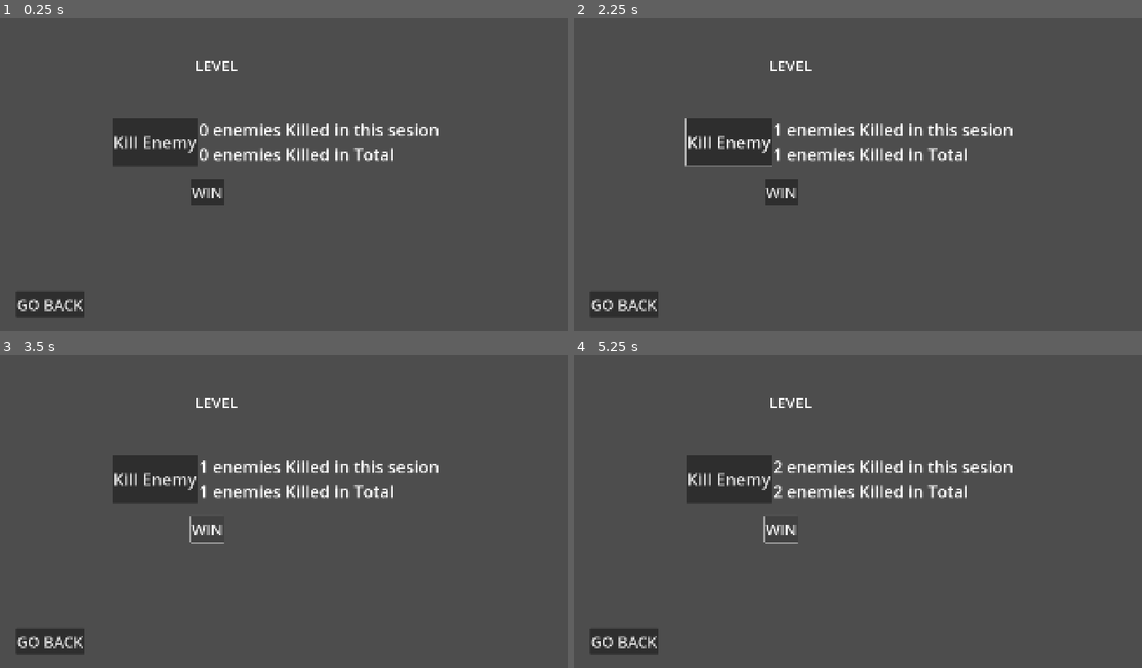
Above: before the commit, frames 1-4 (two rows, left to right).
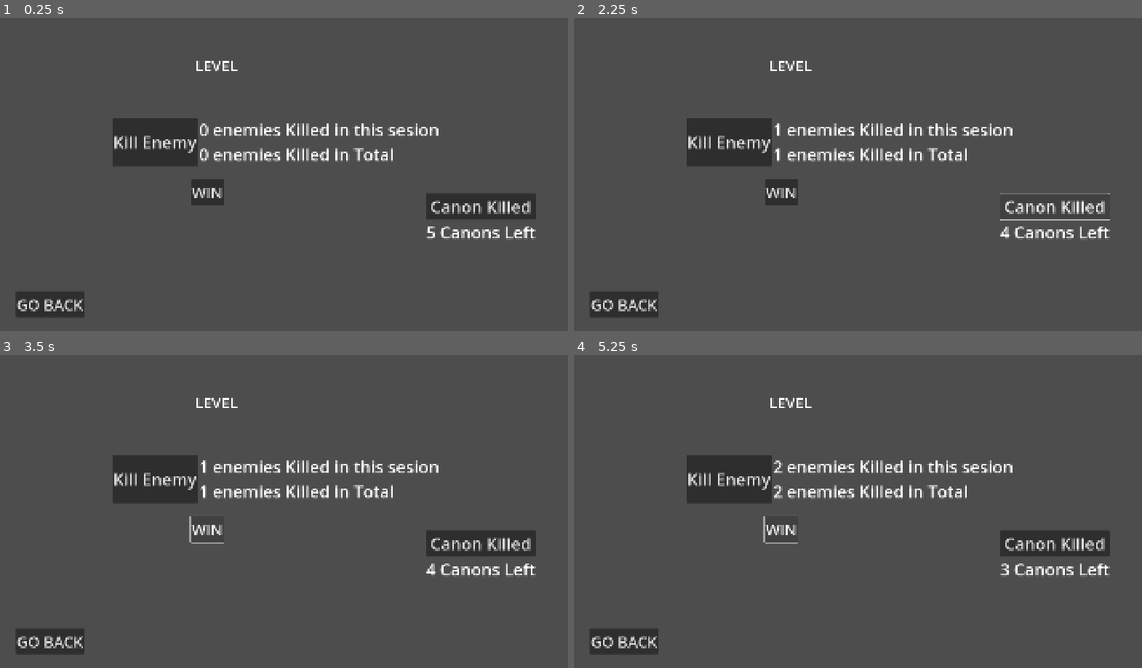
Above: after the commit, the same moments.

Repository: diablohumastudio/NvC-Data-Systems
Game: Godot game, scene res://screens/game/game.tscn
Two runs of this game, one before a commit and one after it. Both use one fixed random seed, a clock stepped at 60 frames per second and the inputs below. This scene is started directly instead of the project's main scene.
Inputs (mouse positions are in pixels of both pictures, inside the frame that each line leads up to):
- Up to frame 1 (0.25 s): no input
- Up to frame 2 (2.25 s): click "WIN" at 0.5 s; click "Kill Enemy" at 1.25 s; click (1056, 205) at 2 s, where only the run after the commit has a clickable "Canon Killed"
- Up to frame 3 (3.5 s): click "WIN" at 2.75 s
- Up to frame 4 (5.25 s): click "Kill Enemy" at 3.5 s; click (1056, 542) at 4.25 s, where only the run after the commit has a clickable "Canon Killed"; click "WIN" at 5 s

The runs differ from the first frame. In frame 1, 1.7% of the frame differs, in the area x 75-95%, y 56-71%; in frame 2, 1.0%; in frame 3, 1.7%; in frame 4, 1.7%.
Error in both runs: Invalid access to property or key 'id' on a base object of type 'Nil'. (res://screens/game/game.gd:23)

Commit message:
new level progress: no_canons_dead_lv_compl, implemented. Again fix for godot bug

Diff:
--- a/data/actions/model/action.gd
+++ b/data/actions/model/action.gd
@@ -1,6 +1,6 @@
 class_name Action extends Resource
 
-enum TYPES {LV_COMPLTD, ENEMY_KILLED}
+enum TYPES {LV_COMPLTD, ENEMY_KILLED, LV_COMPLTD_ALL_CANONS}
 
 var type: TYPES
 var payload: Payload
@@ -23,3 +23,11 @@
 
 	func _init(_killed_enemies: Level.IDs) -> void:
 		killed_enemies = _killed_enemies
+
+class PayLvlComplAllCanons extends Payload:
+	var level_id: Level.IDs
+	var canons_alive: int
+
+	func _init(_level_id: Level.IDs, _canons_alive: int) -> void:
+		level_id = _level_id
+		canons_alive = _canons_alive
--- /dev/null
+++ b/data/state_changers/data/sc_lvl_compl_all_canons.tres
@@ -0,0 +1,8 @@
+[gd_resource type="Resource" script_class="SCLvComplAllCanons" load_steps=2 format=3 uid="uid://snprc80x3k4p"]
+
+[ext_resource type="Script" uid="uid://cvq8nuuymq41t" path="res://data/state_changers/model/sc_lvl_compl_all_canons_.gd" id="1_i73kq"]
+
+[resource]
+script = ExtResource("1_i73kq")
+type = 2
+metadata/_custom_type_script = "uid://cvq8nuuymq41t"
--- /dev/null
+++ b/data/state_changers/model/sc_lvl_compl_all_canons_.gd
@@ -0,0 +1,12 @@
+class_name SCLvComplAllCanons extends StateChanger
+
+func _init() -> void:
+	type = Action.TYPES.LV_COMPLTD_ALL_CANONS
+
+func change_state(action: Action):
+	var payload: Action.PayLvlComplAllCanons = action.payload
+	var lvl_id = payload.level_id
+	if payload.canons_alive != GC.TOTAL_NUMBER_OF_CANONS: return
+	for ud_level in UDS.current_user_data.progress.ud_levels:
+		if ud_level.id == lvl_id:
+			ud_level.completed_all_canons = true
--- a/data/ud_levels/data/ud_lv_2.tres
+++ b/data/ud_levels/data/ud_lv_2.tres
@@ -10,8 +10,8 @@
 id = 1
 locked = true
 completed = false
+completed_all_canons = false
 unlocked_conditions = Array[ExtResource("3_ku511")]([ExtResource("3_ewvcl")])
-unl_cond_tracking = {}
-my_var = {}
+unl_cond_track = []
 completed_condition = ExtResource("1_gj4mk")
 metadata/_custom_type_script = "uid://bogjp3dhhsxqm"
--- a/data/ud_levels/data/ud_lv_2p.tres
+++ b/data/ud_levels/data/ud_lv_2p.tres
@@ -10,8 +10,8 @@
 id = 2
 locked = true
 completed = false
+completed_all_canons = false
 unlocked_conditions = Array[ExtResource("3_0t7c1")]([ExtResource("4_0t7c1")])
-unl_cond_tracking = {}
-my_var = {}
+unl_cond_track = []
 completed_condition = ExtResource("1_w0uoj")
 metadata/_custom_type_script = "uid://bogjp3dhhsxqm"
--- a/data/ud_levels/data/ud_lv_3.tres
+++ b/data/ud_levels/data/ud_lv_3.tres
@@ -11,8 +11,8 @@
 id = 3
 locked = true
 completed = false
+completed_all_canons = false
 unlocked_conditions = Array[ExtResource("3_lj3uh")]([ExtResource("4_lj3uh"), ExtResource("5_iplk3")])
-unl_cond_tracking = {}
-my_var = {}
+unl_cond_track = []
 completed_condition = ExtResource("1_01fha")
 metadata/_custom_type_script = "uid://bogjp3dhhsxqm"
--- a/data/ud_levels/data/ud_lv_4.tres
+++ b/data/ud_levels/data/ud_lv_4.tres
@@ -10,8 +10,8 @@
 id = 4
 locked = true
 completed = false
+completed_all_canons = false
 unlocked_conditions = Array[ExtResource("3_osdn1")]([ExtResource("4_osdn1")])
-unl_cond_tracking = {}
-my_var = {}
+unl_cond_track = []
 completed_condition = ExtResource("1_qtce7")
 metadata/_custom_type_script = "uid://bogjp3dhhsxqm"
--- a/data/ud_levels/model/ud_level.gd
+++ b/data/ud_levels/model/ud_level.gd
@@ -4,15 +4,16 @@
 
 @export var locked: bool = true
 @export var completed: bool = false
+@export var completed_all_canons: bool = false
 @export var unlocked_conditions: Array[CondLvCompl] : set = _set_unlocked_condition
-@export var unl_cond_track: Array = []
+@export var unl_cond_tracke: Array = []
 @export var completed_condition: CondLvCompl : set = _set_completed_condition
 
 func _set_unlocked_condition(new_value: Array[CondLvCompl]) -> void:
 	unlocked_conditions = new_value
 	if !unlocked_conditions: return
 	for unlocked_condition in unlocked_conditions:
-		unl_cond_track.append(false)
+		unl_cond_tracke.append(false)
 		unlocked_condition.fullfilled.connect(_on_unlocked_condition_fullfilled)
 
 func _set_completed_condition(new_value: CondLvCompl) -> void:
@@ -21,8 +22,8 @@
 	completed_condition.fullfilled.connect(_on_completed_condition_fullfilled)
 
 func _on_unlocked_condition_fullfilled(_cond : CondLvCompl) -> void:
-	unl_cond_track[unlocked_conditions.find(_cond)] = true
-	for cond_tr in unl_cond_track:
+	unl_cond_tracke[unlocked_conditions.find(_cond)] = true
+	for cond_tr in unl_cond_tracke:
 		if cond_tr == false:
 			return
 	if locked:
--- a/global_systems/global_constants/global_constants.gd
+++ b/global_systems/global_constants/global_constants.gd
@@ -1,4 +1,6 @@
 extends Node
+
+const TOTAL_NUMBER_OF_CANONS: int = 5
 
 const SCREENS_UIDS: Dictionary = {
 	"PREMENU": "uid://b1oj3ekgb440y",
--- a/screens/game/game.gd
+++ b/screens/game/game.gd
@@ -2,7 +2,7 @@
 
 var level: Level : set = _set_level
 var enemies_killed: int = 0
-var canons_alive: int = 5
+var canons_alive: int = GC.TOTAL_NUMBER_OF_CANONS
 
 func _ready() -> void:
 	_update_kill_enemy_label()
@@ -20,6 +20,7 @@
 	%LevelNamePresenter.text = level.level_name
 
 func _on_win_btn_pressed() -> void:
+	ACS.set_action(Action.new(Action.TYPES.LV_COMPLTD_ALL_CANONS, Action.PayLvlComplAllCanons.new(level.id, canons_alive)))
 	ACS.set_action(Action.new(Action.TYPES.LV_COMPLTD, Action.PayLvCompl.new(level.id)))
 
 func _on_go_back_btn_pressed() -> void:
@@ -29,3 +30,7 @@
 	enemies_killed += 1
 	ACS.set_action(Action.new(Action.TYPES.ENEMY_KILLED, Action.PayEnemKilled.new(enemies_killed)))
 	_update_kill_enemy_label()
+
+func _on_canon_killed_btn_pressed() -> void:
+	canons_alive -= 1
+	%CanonsLeft.text = str(canons_alive) + " Canons Left"
--- a/screens/game/game.tscn
+++ b/screens/game/game.tscn
@@ -39,33 +39,52 @@
 theme_override_font_sizes/font_size = 50
 text = "LEVEL"
 
-[node name="HBoxContainer" type="HBoxContainer" parent="."]
+[node name="KilledEnemiesHUD" type="HBoxContainer" parent="."]
 layout_mode = 0
 offset_left = 395.0
 offset_top = 345.0
 offset_right = 1113.0
 offset_bottom = 429.0
 
-[node name="KillEnemyBtn" type="Button" parent="HBoxContainer"]
+[node name="KillEnemyBtn" type="Button" parent="KilledEnemiesHUD"]
 layout_mode = 2
 theme_override_font_sizes/font_size = 55
 text = "Kill Enemy"
 
-[node name="VBoxContainer" type="VBoxContainer" parent="HBoxContainer"]
+[node name="VBoxContainer" type="VBoxContainer" parent="KilledEnemiesHUD"]
 layout_mode = 2
 
-[node name="KillEnemyLbl" type="Label" parent="HBoxContainer/VBoxContainer"]
+[node name="KillEnemyLbl" type="Label" parent="KilledEnemiesHUD/VBoxContainer"]
 unique_name_in_owner = true
 layout_mode = 2
 theme_override_font_sizes/font_size = 55
 text = "0 enemies Killed in Level"
 
-[node name="KillEnemyTotalLbl" type="Label" parent="HBoxContainer/VBoxContainer"]
+[node name="KillEnemyTotalLbl" type="Label" parent="KilledEnemiesHUD/VBoxContainer"]
 unique_name_in_owner = true
 layout_mode = 2
 theme_override_font_sizes/font_size = 55
 text = "0 enemies Killed in Total"
 
+[node name="CanonHUD" type="VBoxContainer" parent="."]
+layout_mode = 0
+offset_left = 1432.0
+offset_top = 594.0
+offset_right = 1791.0
+offset_bottom = 758.0
+
+[node name="CanonKilledBtn" type="Button" parent="CanonHUD"]
+layout_mode = 2
+theme_override_font_sizes/font_size = 55
+text = "Canon Killed"
+
+[node name="CanonsLeft" type="Label" parent="CanonHUD"]
+unique_name_in_owner = true
+layout_mode = 2
+theme_override_font_sizes/font_size = 55
+text = "5 Canons Left"
+
 [connection signal="pressed" from="WinBtn" to="." method="_on_win_btn_pressed"]
 [connection signal="pressed" from="GoBackBtn" to="." method="_on_go_back_btn_pressed"]
-[connection signal="pressed" from="HBoxContainer/KillEnemyBtn" to="." method="_on_kill_enemy_btn_pressed"]
+[connection signal="pressed" from="KilledEnemiesHUD/KillEnemyBtn" to="." method="_on_kill_enemy_btn_pressed"]
+[connection signal="pressed" from="CanonHUD/CanonKilledBtn" to="." method="_on_canon_killed_btn_pressed"]
--- a/screens/menu/level_btn/level_btn.gd
+++ b/screens/menu/level_btn/level_btn.gd
@@ -11,13 +11,15 @@
 	self.text = level.level_name
 	if level.ud_level.completed:
 		disabled = false
-		modulate = Color.GREEN
+		self_modulate = Color.GREEN
 	elif level.ud_level.locked == false:
 		disabled = false
-		modulate = Color.AQUA
+		self_modulate = Color.AQUA
 	else:
-		modulate = Color.WHITE
 		disabled = true
+		self_modulate = Color.WHITE
+	if level.ud_level.completed_all_canons:
+		%CanonsLbl.self_modulate = Color.RED
 
 func _on_pressed() -> void:
 	SMS.change_scene(GC.SCREENS_UIDS.GAME, {"level": level})
--- a/screens/menu/level_btn/level_btn.tscn
+++ b/screens/menu/level_btn/level_btn.tscn
@@ -14,4 +14,13 @@
 text = "Mi Nombre"
 script = ExtResource("1_ghr6i")
 
+[node name="CanonsLbl" type="Label" parent="."]
+unique_name_in_owner = true
+layout_mode = 0
+offset_left = 306.0
+offset_top = 11.0
+offset_right = 362.0
+offset_bottom = 34.0
+text = "canons"
+
 [connection signal="pressed" from="." to="." method="_on_pressed"]
--- a/screens/menu/menu.tscn
+++ b/screens/menu/menu.tscn
@@ -18,7 +18,6 @@
 script = ExtResource("1_pbjm4")
 
 [node name="LevelBtn" parent="." instance=ExtResource("1_j0t7f")]
-modulate = Color(0, 1, 1, 1)
 layout_mode = 1
 offset_left = 63.0
 offset_top = 149.0
Not shown, added: data/state_changers/model/sc_lvl_compl_all_canons_.gd.uid
